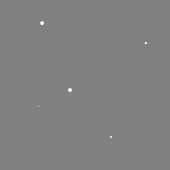
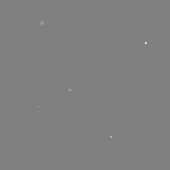
Layers edited between the first and the second (170, 170) image:
"Shape 3 copy 3": opacity 100% → 20% over [40, 21, 44, 25]
"Shape 3": opacity 100% → 20%, painted on it over [68, 88, 72, 92]
